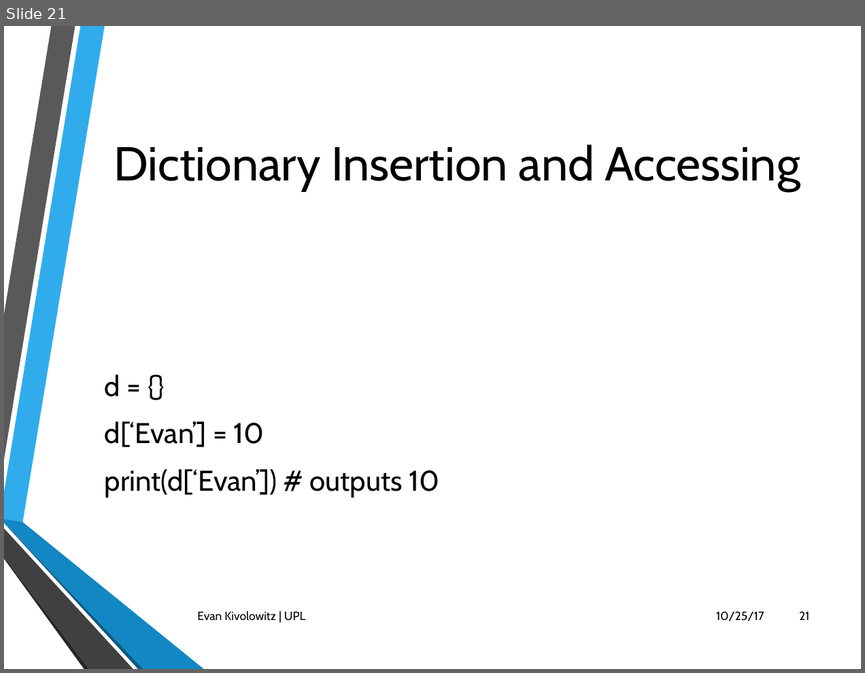
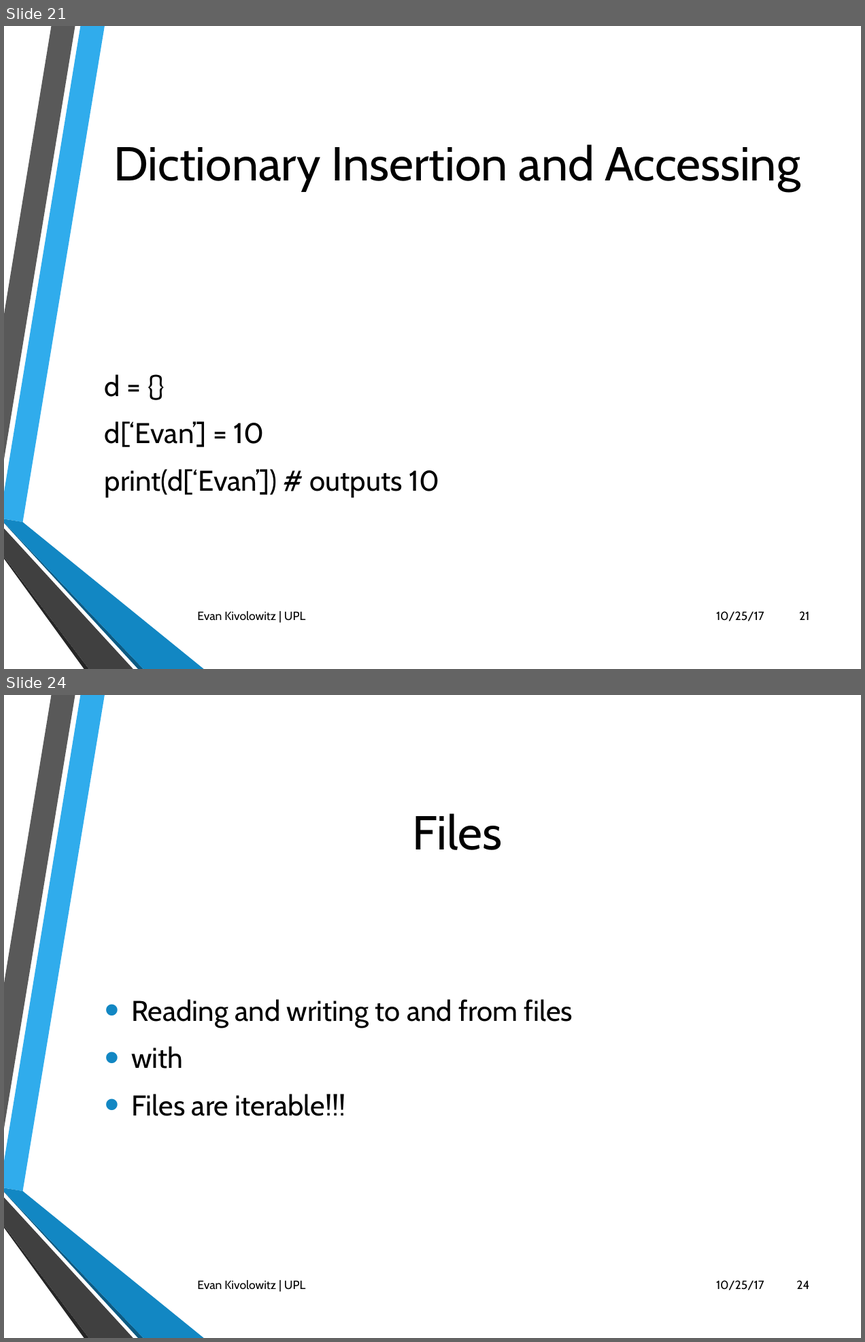
Before and after one commit to ekivolowitz/PythonTalk, a slide deck: Python.pptx. Shown one above the other, each under a label of ours: slide 21 before the commit, slides 21 and 24 after it; the slides between them are not shown. The pictures are 865x673 and 865x1342 pixels, drawn with LibreOffice and Linux fonts; fonts in the diff are those of the drawing; background and template pictures are left out. Boxes give left, top, right and bottom in pixels: in the first picture for what was removed or moved away, otherwise in the second. Text is boxed around its words. In the diff, an @@ line names an element or a change of style, - is before the commit and + after.

```diff
--- a/Python.pptx
+++ b/Python.pptx
@@ slide 24 added at [4, 695, 861, 1338], background picture (left out); not listed: 6 template elements that a slide beside it also shows @@
@@ title added at [412, 813, 502, 850], 40 pt, text #000000 @@
+Files
@@ text added at [131, 999, 572, 1116], 24 pt, text #000000 @@
+• Reading and writing to and from files
+• with
+• Files are iterable!!!
@@ text added at [197, 1280, 305, 1289], 10 pt, text #000000 @@
+Evan Kivolowitz | UPL
@@ text added at [716, 1280, 764, 1290], 10 pt, text #000000 @@
+10/25/17
@@ page number added at [796, 1280, 809, 1289], 10 pt, text #000000 @@
+24
```
Also in this commit, not shown: 3 slides changed, 7 other slides added, 14 other files.
